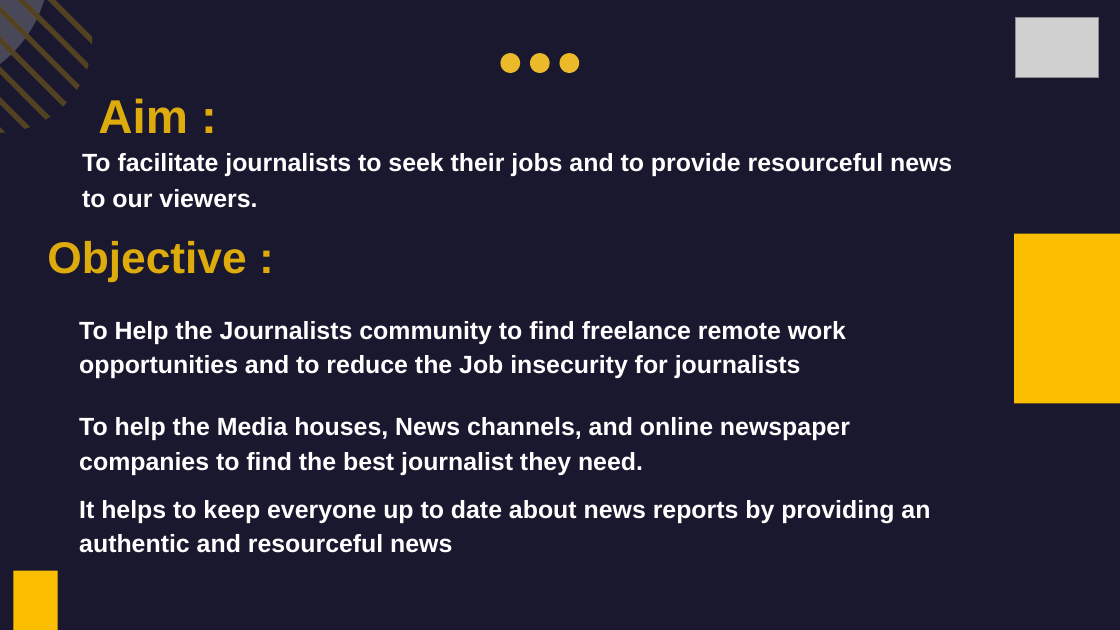
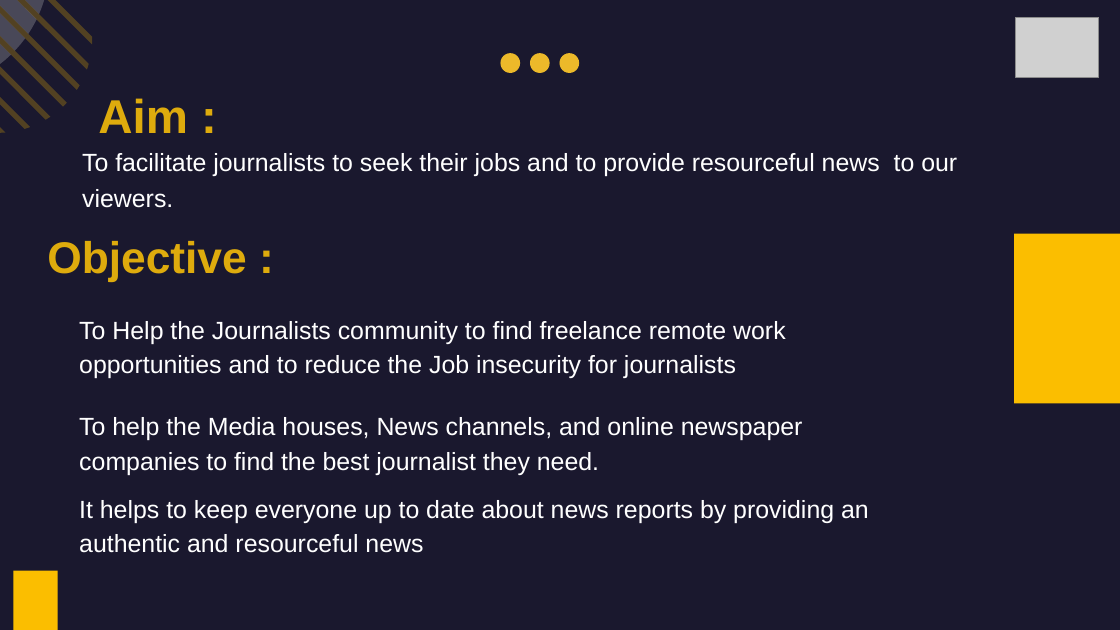
Before and after one commit to usamasshafique/NewsMavens, a slide deck: slide 5 of First Proposal & Prsentation FYP/News Mavens Presentation (Final) .pptx. Drawn at 1120x630 pixels with LibreOffice and Linux fonts; fonts in the diff are those of the drawing; grey boxes stand for pictures; background and template pictures are left out. Boxes give left, top, right and bottom in pixels: in the first picture for what was removed or moved away, otherwise in the second. Text is boxed around its words. In the diff, an @@ line names an element or a change of style, - is before the commit and + after.

```diff
--- a/First Proposal & Prsentation FYP/News Mavens Presentation (Final) .pptx
+++ b/First Proposal & Prsentation FYP/News Mavens Presentation (Final) .pptx
@@ text at [79, 153, 957, 553]: bold off @@
```
Also in this commit, not shown: 8 other slides changed.
